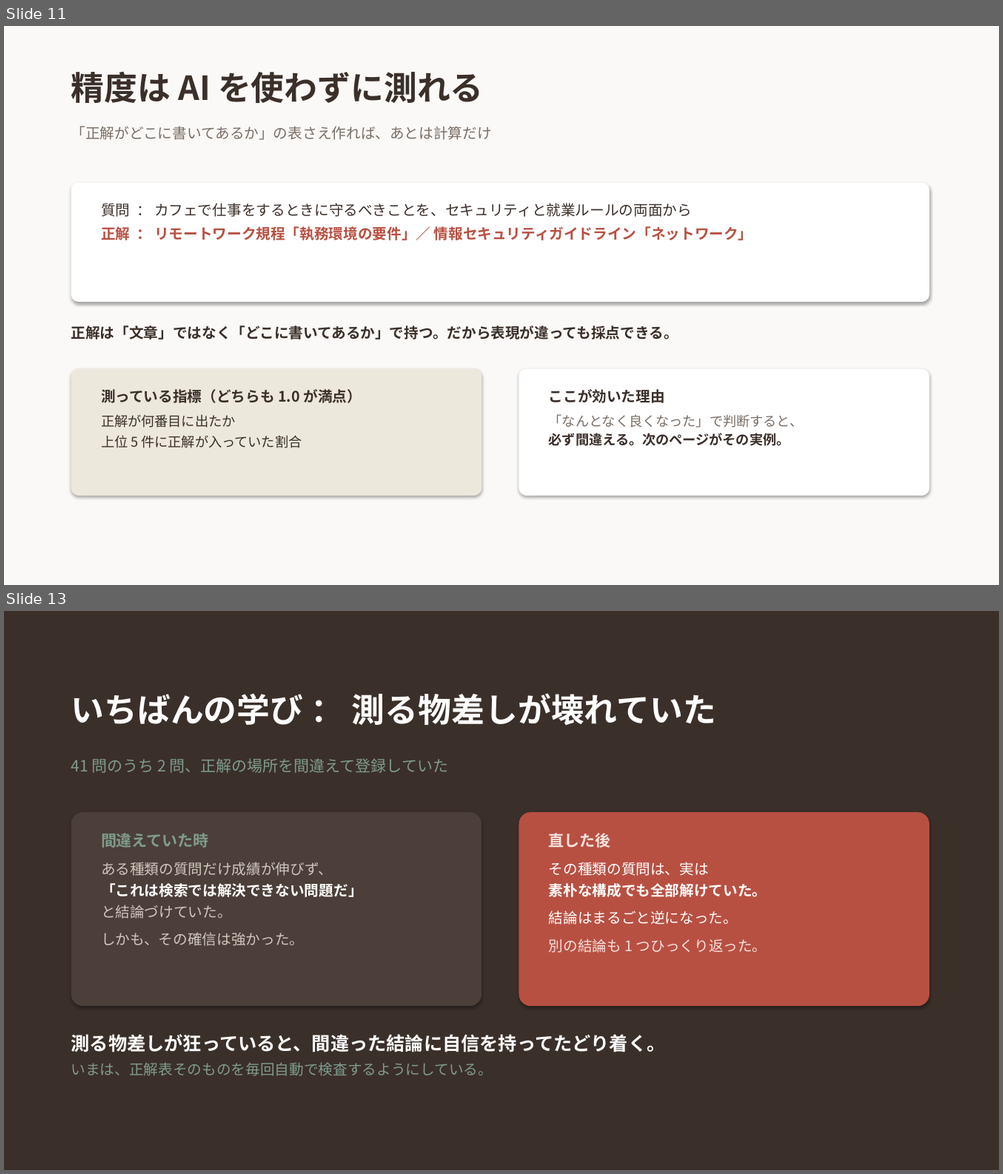
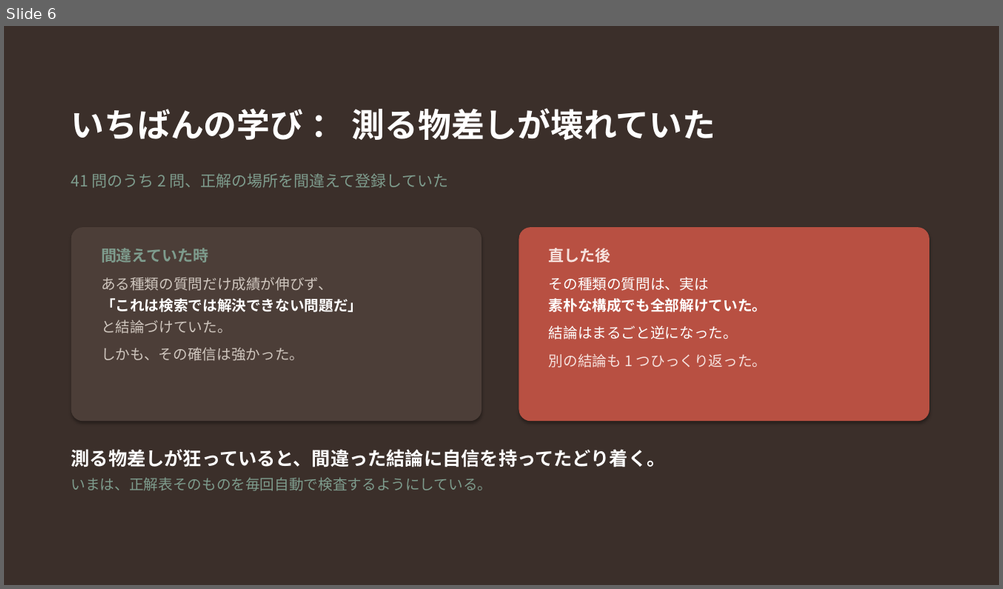
Before and after one commit to 20061111adg-debug/rag-workshop, a slide deck: docs/RAGとは.pptx. Shown one above the other, each under a label of ours: slides 11 and 13 before the commit, slide 6 after it; the slides between them are not shown. The pictures are 1003x1174 and 1003x589 pixels, drawn with LibreOffice and Linux fonts; fonts in the diff are those of the drawing. Boxes give left, top, right and bottom in pixels: in the first picture for what was removed or moved away, otherwise in the second. Text is boxed around its words. In the diff, an @@ line names an element or a change of style, - is before the commit and + after.

```diff
--- a/docs/RAGとは.pptx
+++ b/docs/RAGとは.pptx
@@ slide 11 removed at box(4, 26, 999, 585), background #FAF9F7 @@
@@ text removed at box(71, 71, 484, 103) @@
-精度は AI を使わずに測れる
@@ text removed at box(71, 126, 492, 140) @@
-「正解がどこに書いてあるか」の表さえ作れば、あとは計算だけ
@@ rounded rectangle removed at box(71, 183, 929, 302) @@
@@ text removed at box(101, 203, 753, 241) @@
-質問 ： カフェで仕事をするときに守るべきことを、セキュリティと就業ルールの両面から
-正解 ： リモートワーク規程「執務環境の要件」／ 情報セキュリティガイドライン「ネットワーク」
@@ text removed at box(71, 326, 678, 340) @@
-正解は「文章」ではなく「どこに書いてあるか」で持つ。だから表現が違っても採点できる。
@@ rounded rectangle removed at box(71, 369, 481, 496) @@
@@ rounded rectangle removed at box(519, 369, 929, 496) @@
@@ text removed at box(101, 389, 361, 449) @@
-測っている指標（どちらも 1.0 が満点）
-正解が何番目に出たか
-上位 5 件に正解が入っていた割合
@@ text removed at box(549, 389, 803, 446) @@
-ここが効いた理由
-「なんとなく良くなった」で判断すると、
-必ず間違える。次のページがその実例。
@@ what was slide 13 is now slide 6 @@
```
Also in this commit, not shown: 8 slides changed, 1 slide added, 6 other slides removed, 1 other file.
